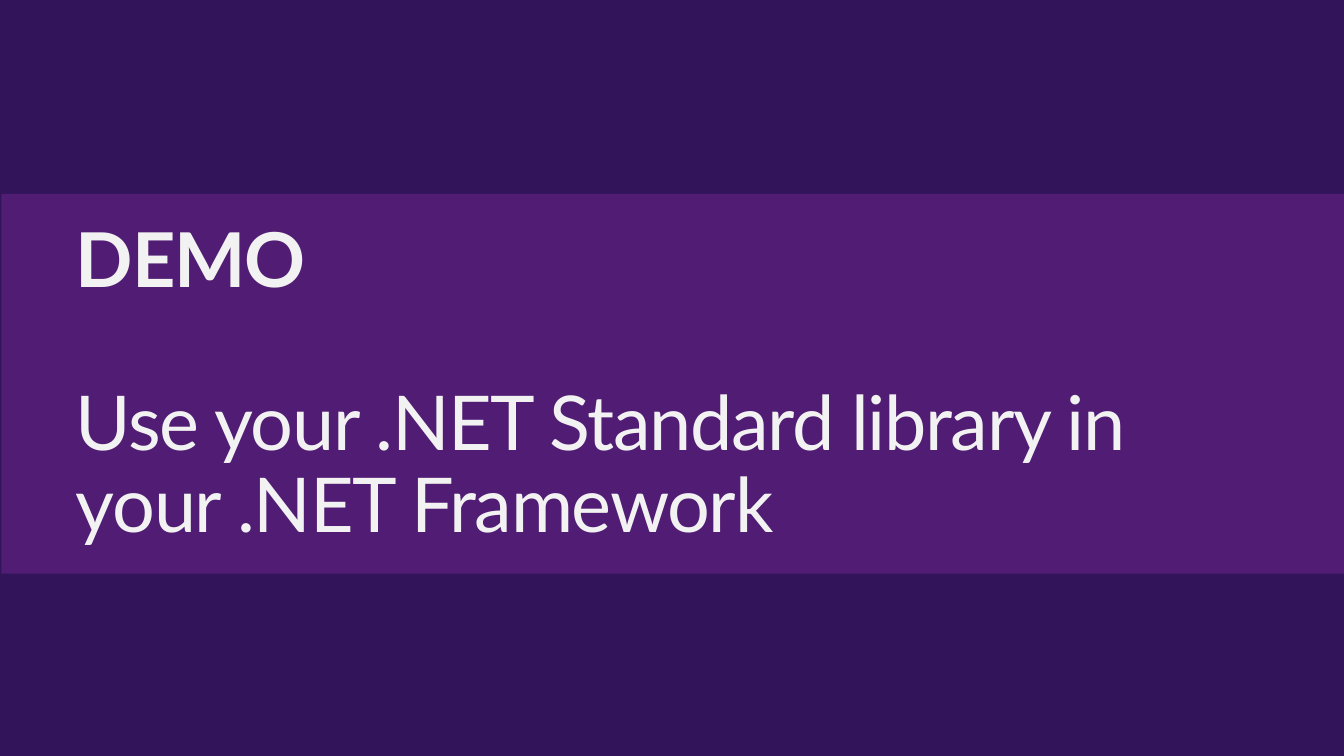
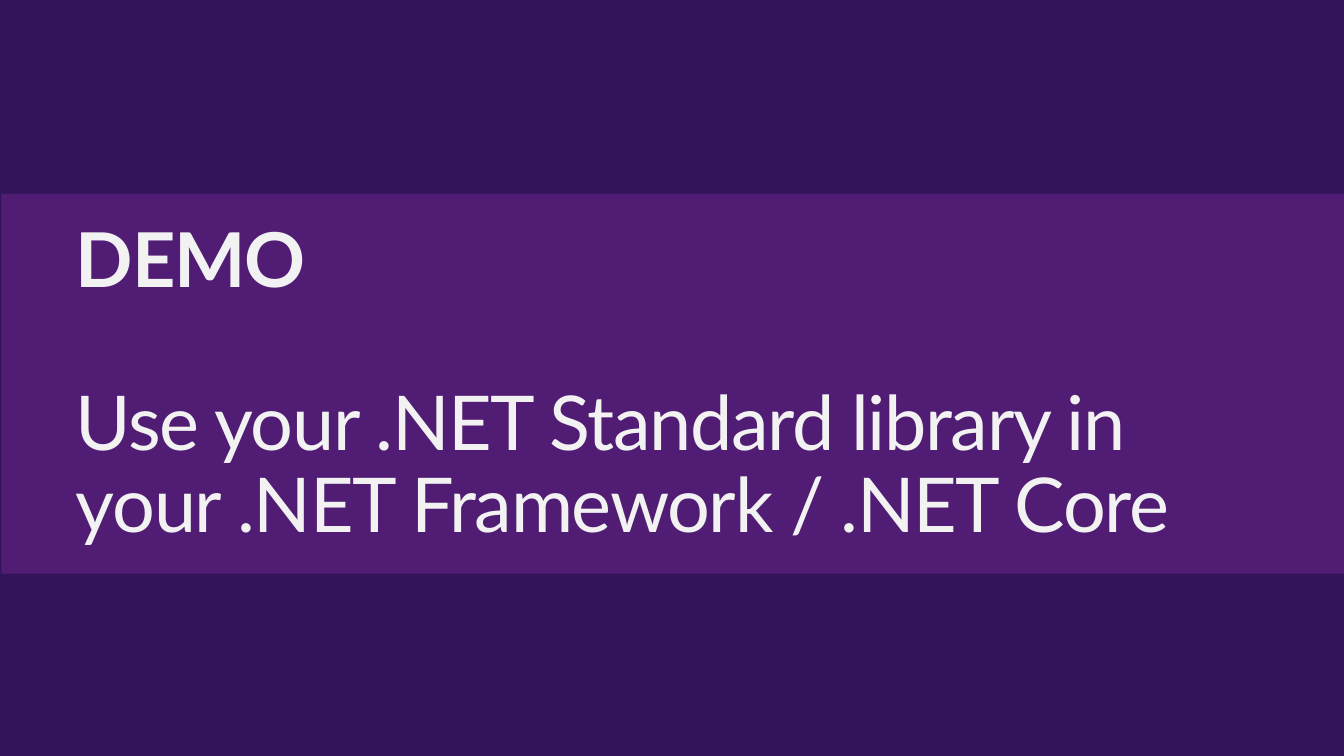
Before and after one commit to DotNetConfTh/dotnetconfth.github.io, a slide deck: slide 18 of dotnetconf/Technical/Decks/Aaron_NetStandard/Build Great Libraries using .NET Standard-Aaron.pptx. Drawn at 1344x756 pixels with LibreOffice and Linux fonts; fonts in the diff are those of the drawing; background and template pictures are left out. Boxes give left, top, right and bottom in pixels: in the first picture for what was removed or moved away, otherwise in the second. Text is boxed around its words. In the diff, an @@ line names an element or a change of style, - is before the commit and + after.

Commit message:
add aaron powerpoint

```diff
--- a/dotnetconf/Technical/Decks/Aaron_NetStandard/Build Great Libraries using .NET Standard-Aaron.pptx
+++ b/dotnetconf/Technical/Decks/Aaron_NetStandard/Build Great Libraries using .NET Standard-Aaron.pptx
@@ title at [76,231,1169,545]: text changed @@
-DEMO
-Use your .NET Standard library in
-your .NET Framework
+DEMO
+Use your .NET Standard library in
+your .NET Framework / .NET Core
```
